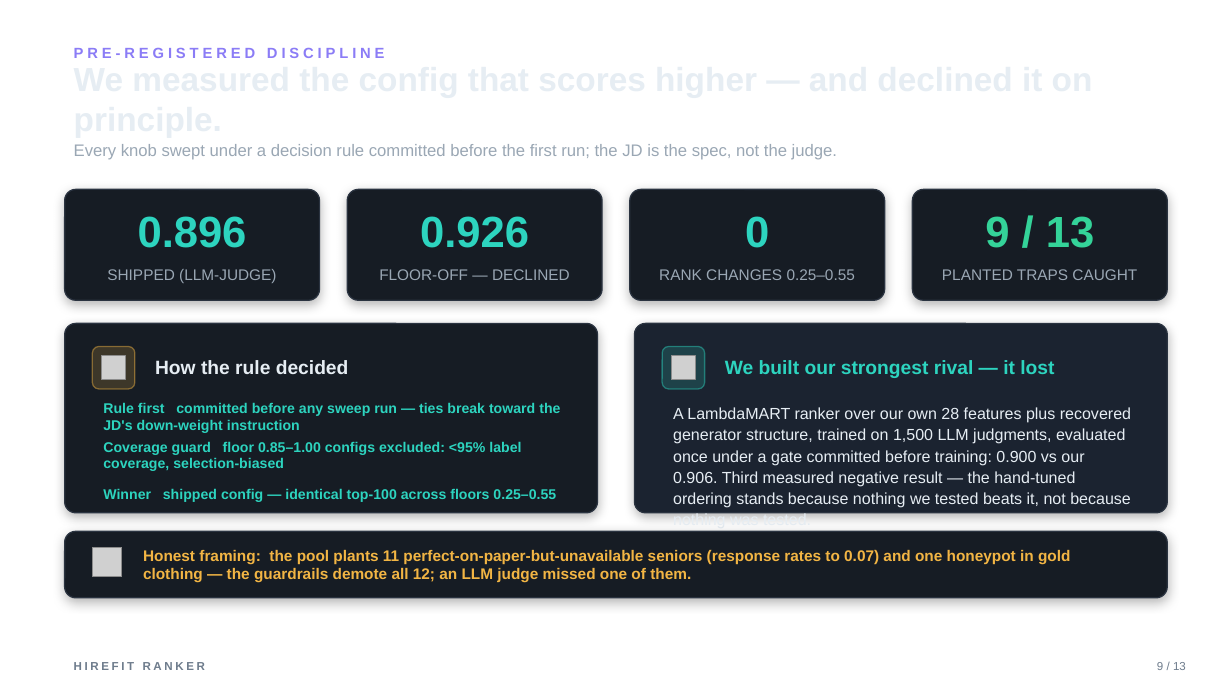
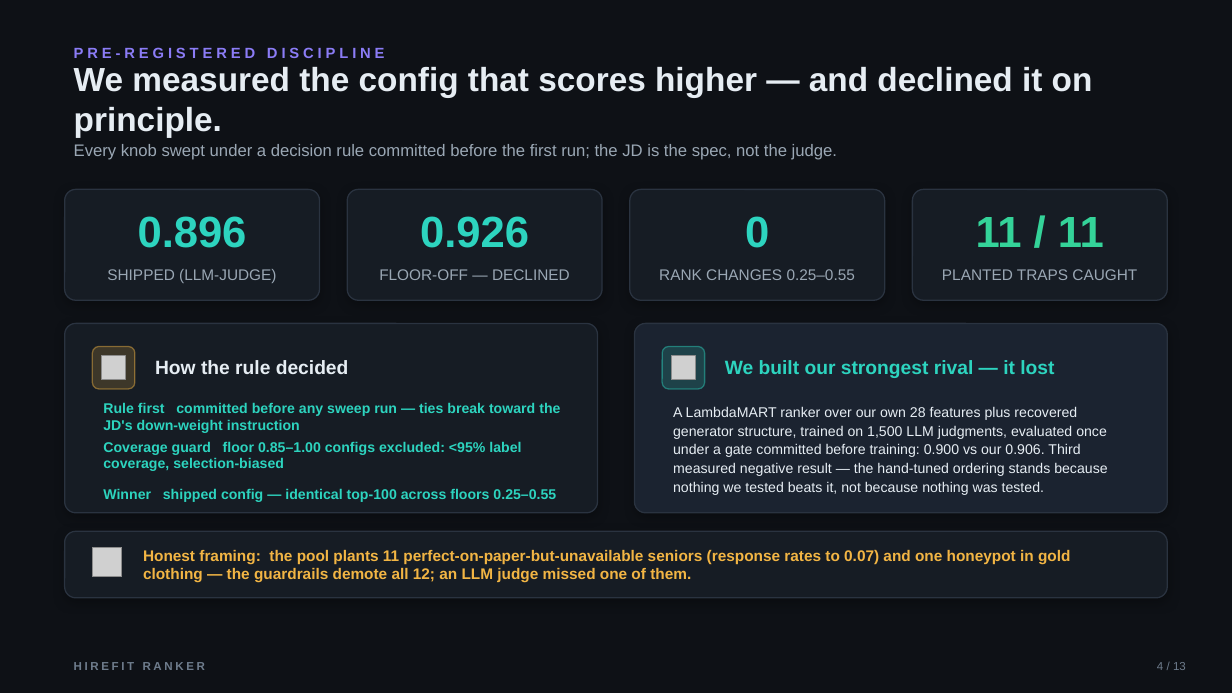
Before and after one commit to bansalbhunesh/redrob-hirefit-ranker, a slide deck: slide 4 of docs/HireFit_Ranker_Redrob_POLISHED.pptx (slide 9 before the commit). Drawn at 1232x693 pixels with LibreOffice and Linux fonts; fonts in the diff are those of the drawing; grey boxes stand for pictures. Boxes give left, top, right and bottom in pixels: in the first picture for what was removed or moved away, otherwise in the second. Text is boxed around its words. In the diff, an @@ line names an element or a change of style, - is before the commit and + after.

```diff
--- a/docs/HireFit_Ranker_Redrob_POLISHED.pptx
+++ b/docs/HireFit_Ranker_Redrob_POLISHED.pptx
@@ background #FFFFFF to #0E1116 @@
@@ text added at [74,67,1093,137], 26 pt, text #E6EDF3, bold @@
+We measured the config that scores higher — and declined it on principle.
@@ text at [976,217,1104,247]: text changed @@
-9 / 13
+11 / 11
@@ text "A LambdaMART ranker over our ..." at [673,406,1107,495]: size 12.5 to 11 pt @@
@@ text at [1157,662,1186,670]: text changed @@
-9 / 13
+4 / 13
```
Also in this commit, not shown: 7 other slides changed, 6 other files.
